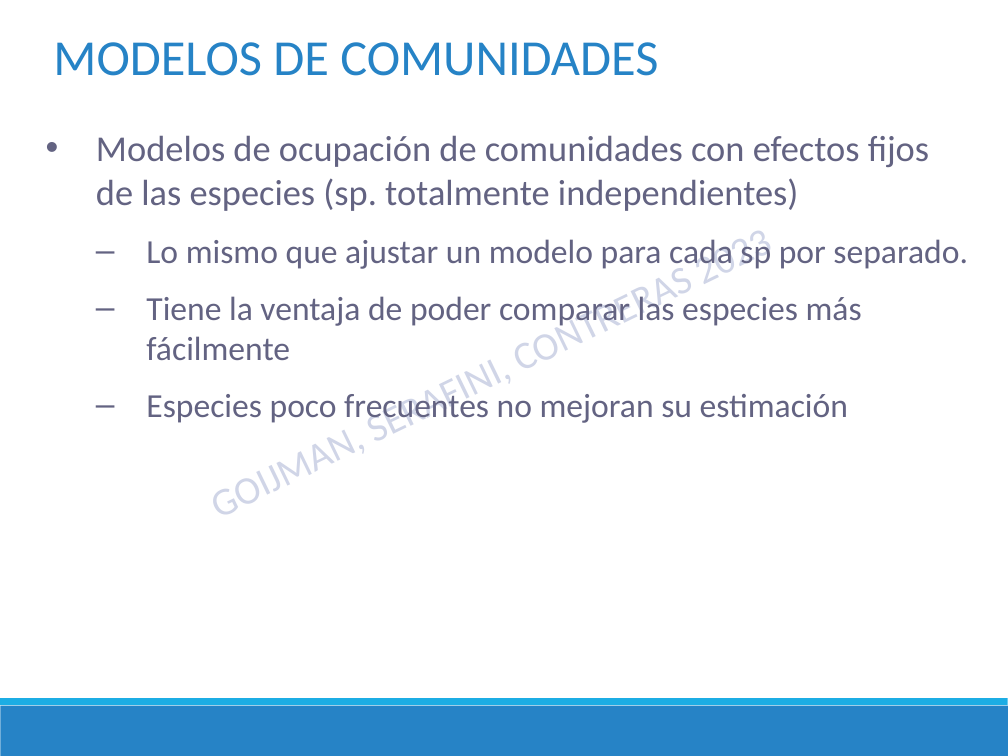
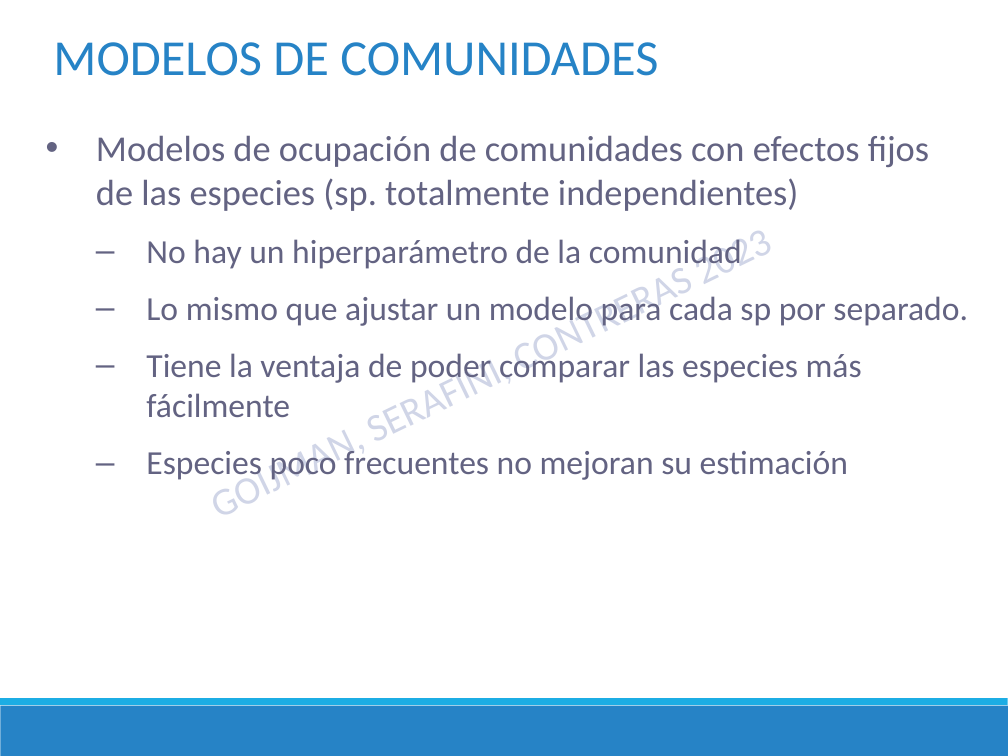
Before and after one commit to DrIgoA/Curso-Ocupacion23, a slide deck: slide 8 of ppt/Modulo 6_Ocupacion2023.pptx (slide 9 before the commit). Drawn at 1008x756 pixels with LibreOffice and Linux fonts; fonts in the diff are those of the drawing. Boxes give left, top, right and bottom in pixels: in the first picture for what was removed or moved away, otherwise in the second. Text is boxed around its words. In the diff, an @@ line names an element or a change of style, - is before the commit and + after.

```diff
--- a/ppt/Modulo 6_Ocupacion2023.pptx
+++ b/ppt/Modulo 6_Ocupacion2023.pptx
@@ text at (x1=146, y1=239, x2=742, y2=271): paragraph added @@
+  – No hay un hiperparámetro de la comunidad
```
Also in this commit, not shown: 11 other slides changed, 6 slides added, 1 slide removed, 2 other files.
